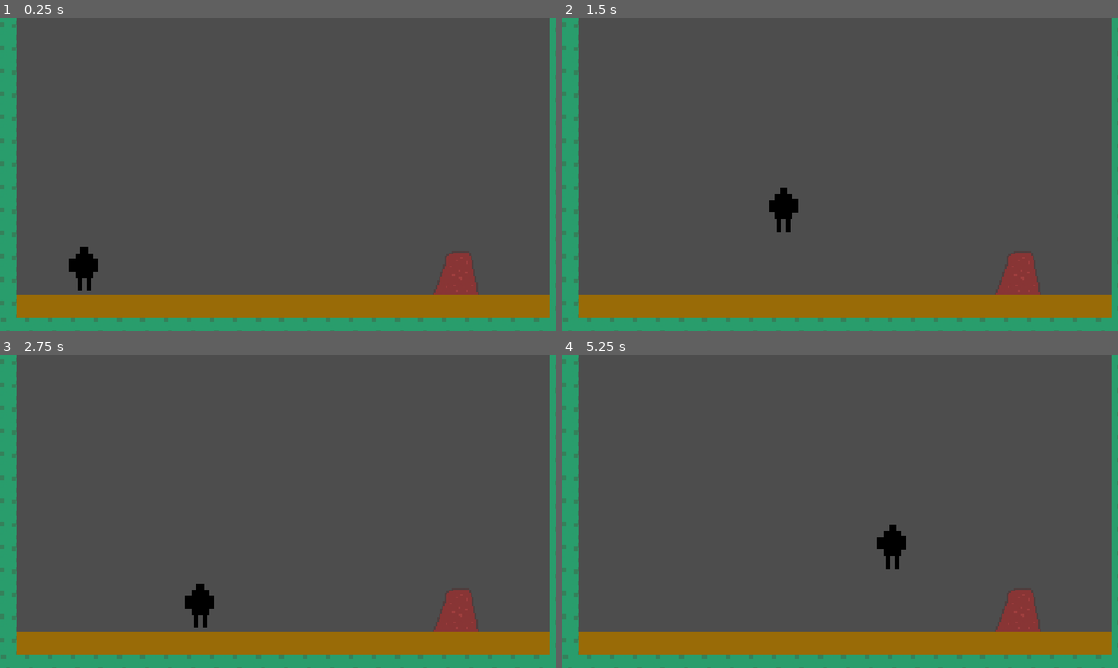
Above: before the commit, frames 1-4 (two rows, left to right).
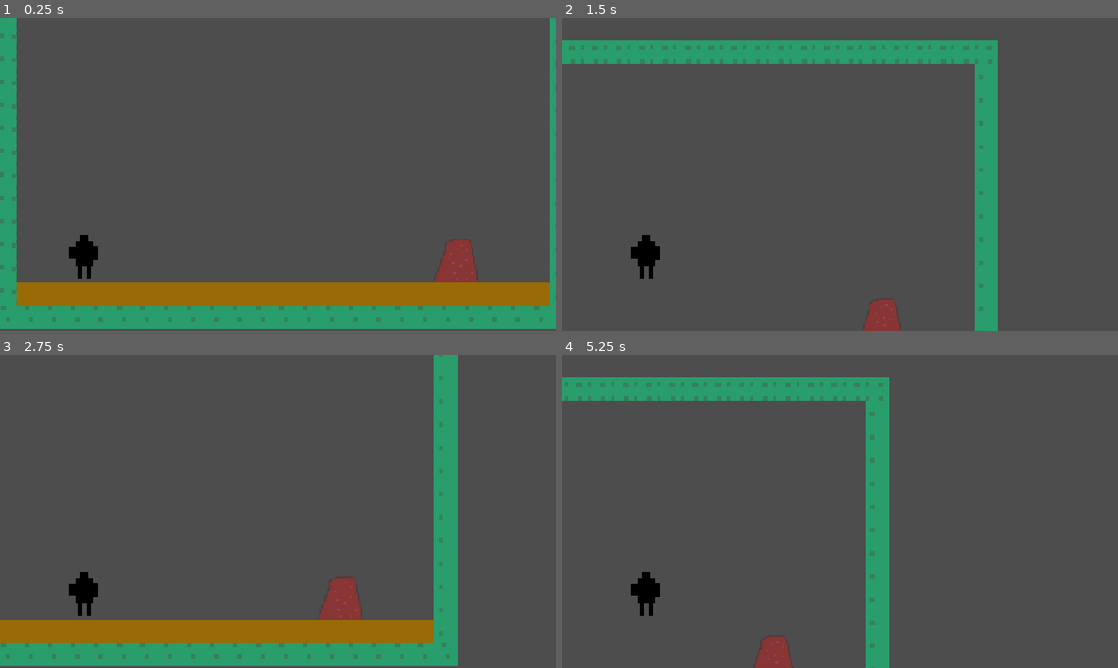
Above: after the commit, the same moments.

Repository: CoolV3/Haven-Devil
Game: Godot game, scene res://Scenes/main.tscn
The game is run twice, just before and just after one commit, with the same random seed, the same clock (stepped at 60 frames per second) and the same inputs.
Inputs:
- Up to frame 1 (0.25 s): no input
- Up to frame 2 (1.5 s): tap Enter at 0.5 s; hold D (right) from 0.53 s (still down); tap Space (jump) at 0.77 s
- Up to frame 3 (2.75 s): tap Space (jump) at 1.52 s; release D (right) at 2.03 s; hold A (left) from 2.03 s (still down)
- Up to frame 4 (5.25 s): release A (left) at 2.78 s; hold D (right) 2.78-4.28 s; tap Space (jump) at 3.02, 3.77, 4.52 s; hold A (left) 4.28-5.03 s; hold D (right) from 5.03 s (still down)

The runs differ from the first frame. In frame 1, 9.9% of the frame differs, in the area x 0-100%, y 0-100%; in frame 2, 25%; in frame 3, 19%; in frame 4, 24%.

Commit message:
Added teleport functionallity

Diff:
--- a/Scenes/character_body_2d.gd
+++ b/Scenes/character_body_2d.gd
@@ -5,6 +5,7 @@
 const JUMP_VELOCITY = -400.0
 
 @onready var collision_shape_2d: CollisionShape2D = $CollisionShape2D
+@onready var character: CharacterBody2D = $"."
 
 
 
@@ -34,4 +35,4 @@
 		var collider = collision.get_collider()
 
 		if collider.is_in_group("enemies"):
-			print("coll")
+			character.global_position += Vector2(500, 0)
--- a/Scenes/levels.tscn
+++ b/Scenes/levels.tscn
@@ -205,10 +205,6 @@
 
 [node name="Template" type="Node2D" parent="." unique_id=1016429287]
 
-[node name="Camera2D" type="Camera2D" parent="Template" unique_id=2093218902]
-position = Vector2(4, 13)
-zoom = Vector2(3, 3)
-
 [node name="TileMapLayer" type="TileMapLayer" parent="Template" unique_id=556929604]
 tile_map_data = PackedByteArray("AAD0/wYAAQAAAAAAAAD0/wUAAQAAAAAAAAD0/wQAAQAAAAAAAAD0/wMAAQAAAAAAAAD0/wIAAQAAAAAAAAD0/w …(1504 unchanged characters)…
 tile_set = SubResource("TileSet_74syf")
@@ -219,6 +215,10 @@
 
 [node name="CharacterBody2D" type="CharacterBody2D" parent="Player" unique_id=1847460518]
 script = ExtResource("4_jk88k")
+
+[node name="Camera2D" type="Camera2D" parent="Player/CharacterBody2D" unique_id=2093218902]
+position = Vector2(4, 13)
+zoom = Vector2(3, 3)
 
 [node name="Sprite2D" type="Sprite2D" parent="Player/CharacterBody2D" unique_id=1837616066]
 position = Vector2(-130.875, 70)
